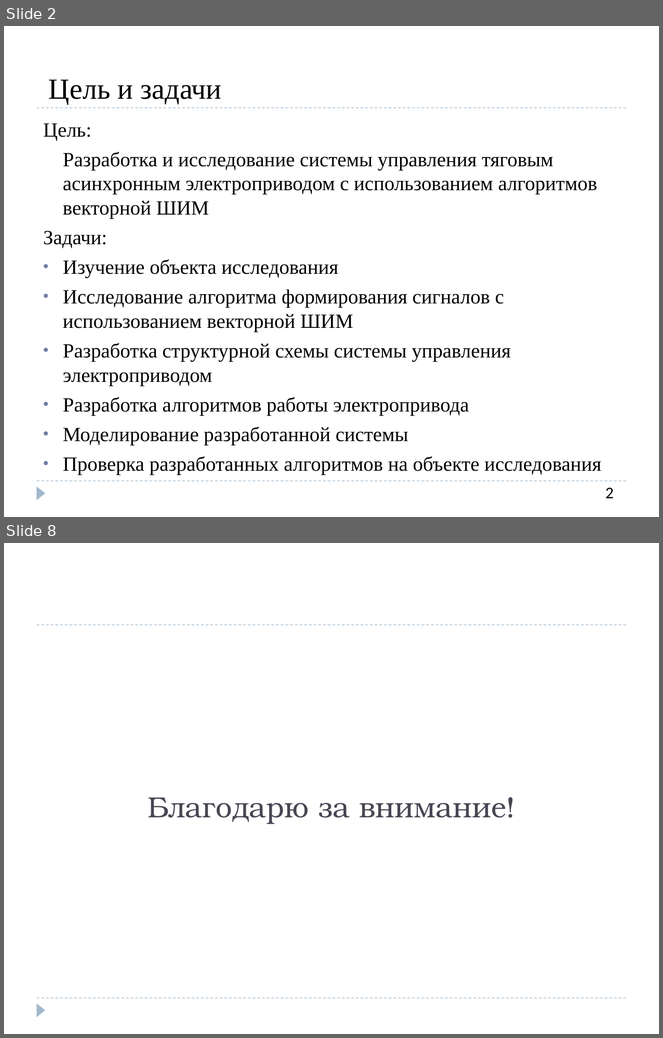
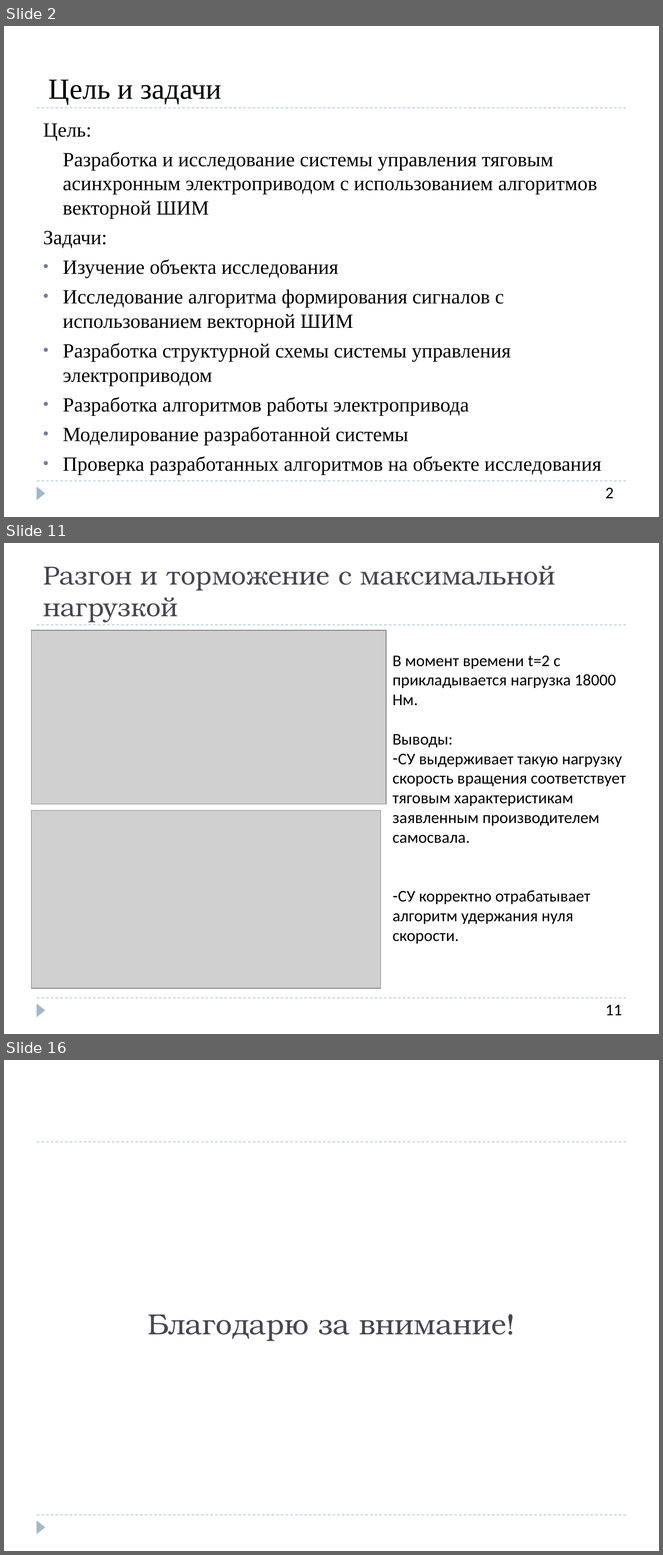
Before and after one commit to SozonovAA/dissertation, a slide deck: Конечный вариант/СозоновА.А._5404_Презентация к диплому.pptx. Shown one above the other, each under a label of ours: slides 2 and 8 before the commit, slides 2, 11 and 16 after it; the slides between them are not shown. The pictures are 663x1038 and 663x1555 pixels, drawn with LibreOffice and Linux fonts; fonts in the diff are those of the drawing; grey boxes stand for pictures. Boxes give left, top, right and bottom in pixels: in the first picture for what was removed or moved away, otherwise in the second. Text is boxed around its words. In the diff, an @@ line names an element or a change of style, - is before the commit and + after.

```diff
--- a/Конечный вариант/СозоновА.А._5404_Презентация к диплому.pptx
+++ b/Конечный вариант/СозоновА.А._5404_Презентация к диплому.pptx
@@ slide 11 added at [4,543,659,1034], background #FFFFFF; not listed: 3 template elements that a slide beside it also shows @@
@@ title added at [43,565,556,623], 28.8 pt, text #464653 @@
+Разгон и торможение с максимальной нагрузкой
@@ picture added at [32,630,387,804] @@
@@ text added at [392,655,626,944], 18 pt, text #000000 @@
+В момент времени t=2 с прикладывается нагрузка 18000 Нм.
+Выводы:
+– СУ выдерживает такую нагрузку скорость вращения соответствует тяговым характеристикам заявленным производителем самосвала.
+– СУ корректно отрабатывает алгоритм удержания нуля скорости.
@@ picture added at [32,810,380,989] @@
@@ text added at [606,1005,622,1016], 18 pt, text #000000 @@
+11
@@ what was slide 8 is now slide 16 @@
```
Also in this commit, not shown: 5 slides changed, 7 other slides added, 1 other file.
